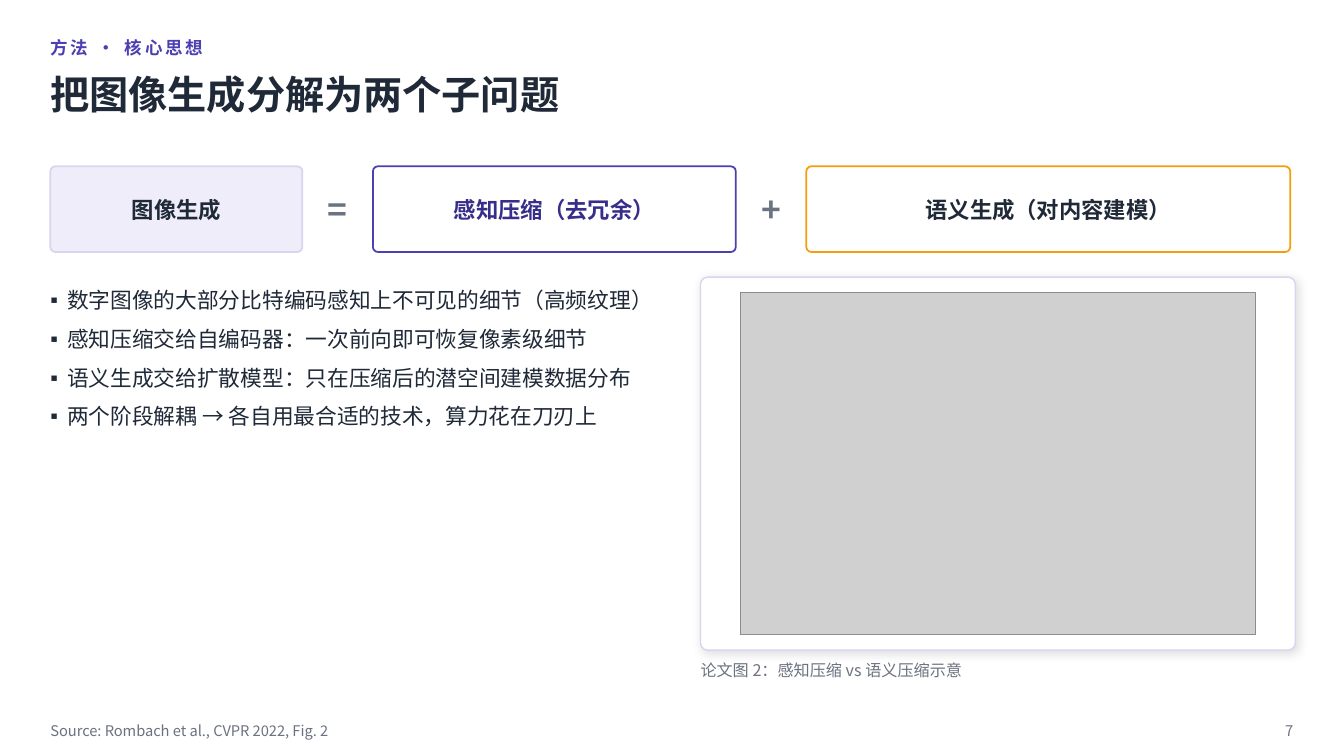
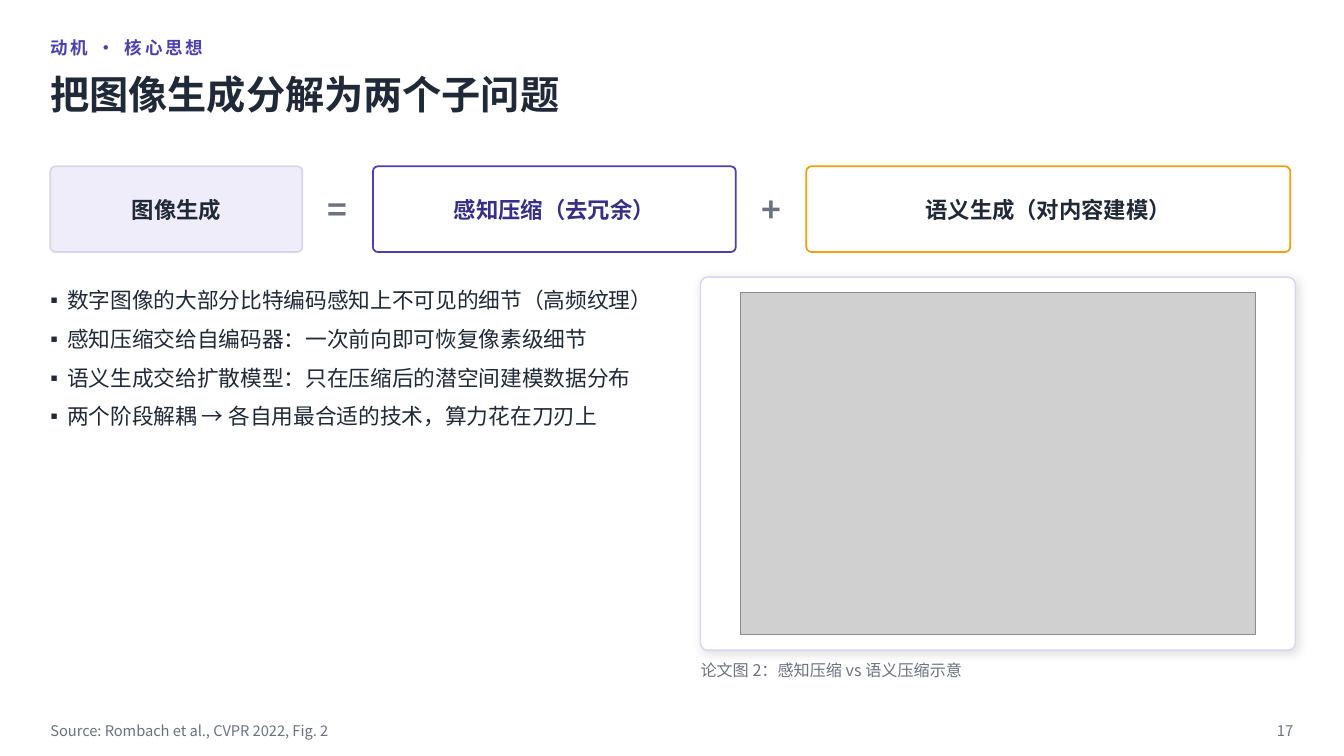
Before and after one commit to Gsheen76/My-Obsidian, a slide deck: slide 17 of 项目/学习项目/研究生阶段/多任务成像/组会汇报/LDM论文组会汇报-2026-09-20.pptx (slide 7 before the commit). Drawn at 1344x756 pixels with LibreOffice and Linux fonts; fonts in the diff are those of the drawing; grey boxes stand for pictures. Boxes give left, top, right and bottom in pixels: in the first picture for what was removed or moved away, otherwise in the second. Text is boxed around its words. In the diff, an @@ line names an element or a change of style, - is before the commit and + after.

```diff
--- a/项目/学习项目/研究生阶段/多任务成像/组会汇报/LDM论文组会汇报-2026-09-20.pptx
+++ b/项目/学习项目/研究生阶段/多任务成像/组会汇报/LDM论文组会汇报-2026-09-20.pptx
@@ text at box(50, 39, 203, 56): text changed @@
-方法 · 核心思想
+动机 · 核心思想
@@ text at box(1277, 725, 1293, 736): text changed @@
-7
+17
```
Also in this commit, not shown: 27 other slides changed, 16 slides added, 4 slides removed, 7 other files.
